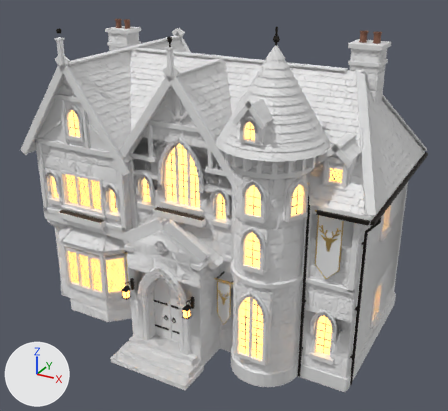
The FBX model GameClient/ArtSource/Silverbrook/NorthridgeHouse1/SilverbrookNorthridgeHouse1.fbx, before and after one commit.
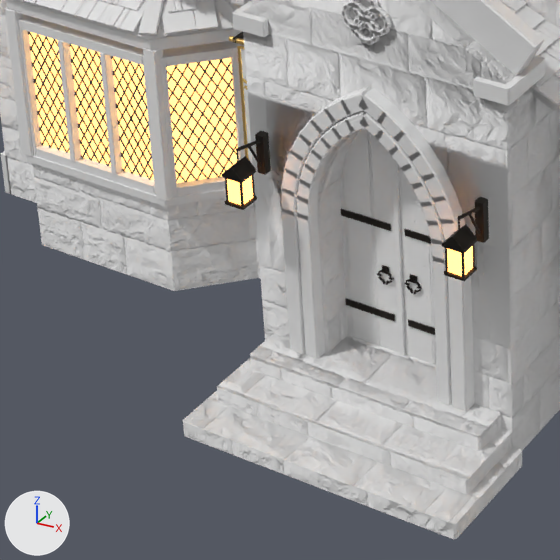
The first picture shows the older version from a 50 mm camera at (9.13, -15.82, 12.01) aimed at (0.5, -0.13, 4.17). The close-ups show the older and then the newer version on the part from 13% to 48% of the width and 59% to 96% of the height of that picture. Only the edits that show in the close-ups are written down. Every picture has the same lights, and +X, +Y and +Z are marked at lower left. Vertices at exactly the same position are counted once.

The older version as bpy lines, for what is in view:
```python
ob_sm_sbnorthridgehouse1_details = bpy.data.objects.new('SM_SBNorthridgeHouse1_Details', me_sm_sbnorthridgehouse1_details)
ob_sm_sbnorthridgehouse1_details.location = (0.0, 0.0, 0.0)
ob_sm_sbnorthridgehouse1_masonry = bpy.data.objects.new('SM_SBNorthridgeHouse1_Masonry', me_sm_sbnorthridgehouse1_masonry)
ob_sm_sbnorthridgehouse1_masonry.location = (0.0, 0.0, 0.0)
ob_sm_sbnorthridgehouse1_roof = bpy.data.objects.new('SM_SBNorthridgeHouse1_Roof', me_sm_sbnorthridgehouse1_roof)
ob_sm_sbnorthridgehouse1_roof.location = (0.0, 0.0, 0.0)
# also in view: 'SM_SBNorthridgeHouse1_Trim' at (0.01, 0.22, 4.64); 'SM_SBNorthridgeHouse1_Timber' at (-0.05, 0.35, 4.87)
```
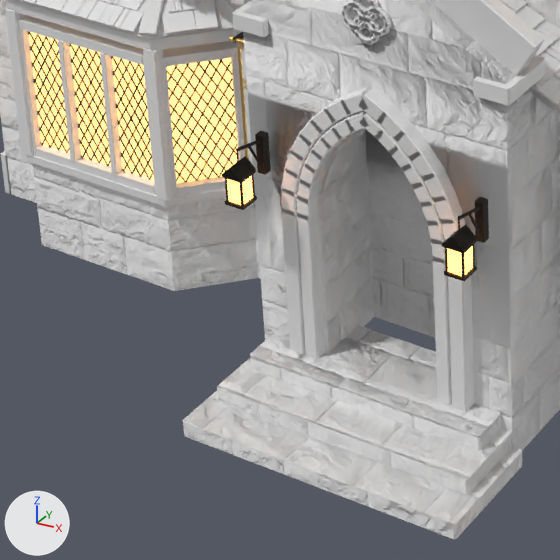
The change, as a diff of the scene's bpy script:
```diff
--- a/GameClient/ArtSource/Silverbrook/NorthridgeHouse1/SilverbrookNorthridgeHouse1.fbx.py
+++ b/GameClient/ArtSource/Silverbrook/NorthridgeHouse1/SilverbrookNorthridgeHouse1.fbx.py
@@ me_sm_sbnorthridgehouse1_details @@
 # used by ob_sm_sbnorthridgehouse1_details; location = (0.0, 0.0, 0.0)
-me_sm_sbnorthridgehouse1_details.from_pydata(...)  # 13194 vertices, 8420 faces; spans x -5.72..5.74, y -3.38..3.91, z 0.05..9.95
+me_sm_sbnorthridgehouse1_details.from_pydata(...)  # 12900 vertices, 8219 faces; spans x -5.72..5.74, y -3.38..3.91, z 0.05..9.95
+# me_sm_sbnorthridgehouse1_details part 1: 27 loose pieces with 294 vertices, spanning x -0.63..0.56, y -2.6..-2.49, z 0.45..2.87, are deleted
 me_sm_sbnorthridgehouse1_details.materials.append(mat_sb_forgediron)
@@ me_sm_sbnorthridgehouse1_details @@
 me_sm_sbnorthridgehouse1_details.materials.append(mat_sb_plantersoil)
-me_sm_sbnorthridgehouse1_details.materials.append(mat_sb_doorboards)
 me_sm_sbnorthridgehouse1_details.materials.append(mat_sb_lanternglow)
```

What differs and where, as boxes [x1, y1, x2, y2] in the close-ups (560 x 560 px):
'SM_SBNorthridgeHouse1_Details', reshaped
    before: [28, 31, 489, 365]
    after: [28, 31, 489, 281]
part 1 of me_sm_sbnorthridgehouse1_details, deleted
    before: [340, 128, 436, 365]
